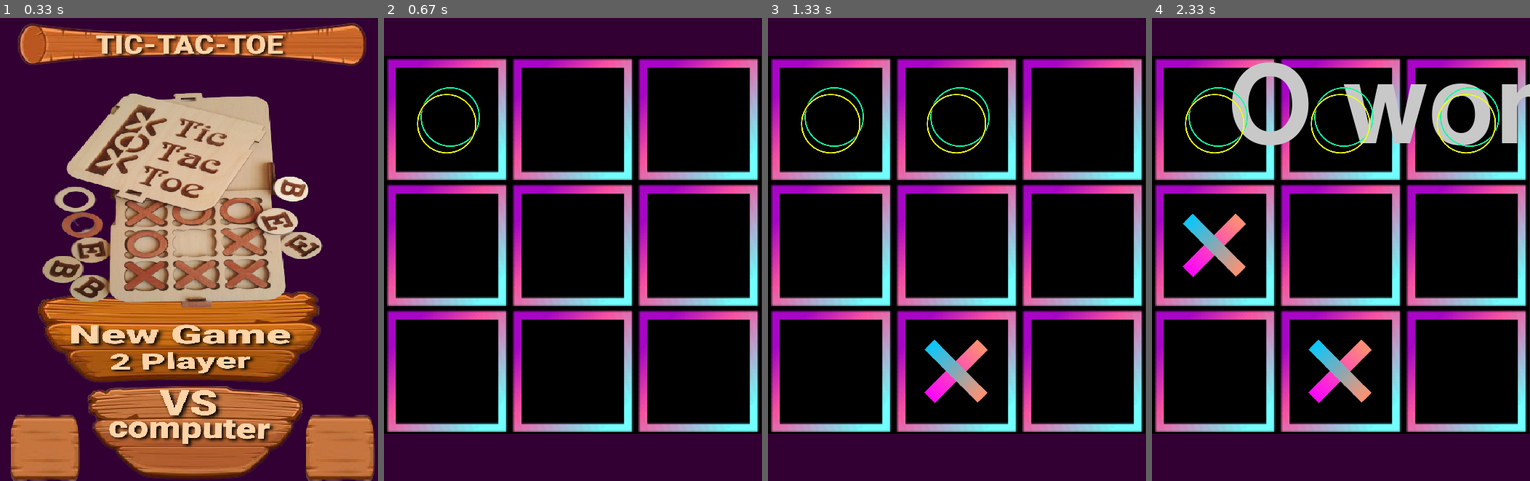
Above: before the commit, frames 1-4 (left to right).
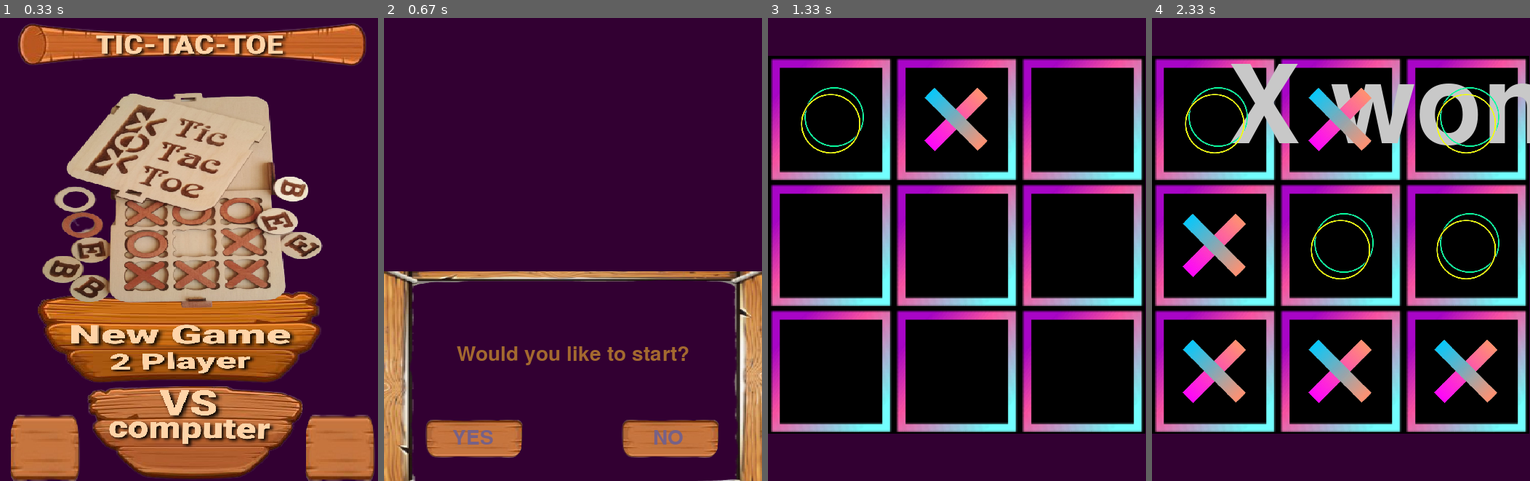
Above: after the commit, the same moments.

Repository: Claynade/Tic-Tac-Toe-pygame
Game: pygame game, started from main.py
Same seed, same stepped clock (60 frames per second), same inputs: the game is played once before the commit and once after it.
Inputs (mouse positions are in pixels of both pictures, inside the frame that each line leads up to):
- Up to frame 1 (0.33 s): no input
- Up to frame 2 (0.67 s): click (573, 434) at 0.38 s
- Up to frame 3 (1.33 s): press the mouse at (854, 434) at 0.7 s; move the mouse to (919, 388) at 0.8 s; release the mouse at (987, 342) at 0.93 s; press the mouse at (957, 119) at 1.03 s; move the mouse to (930, 133) at 1.13 s; release the mouse at (904, 147) at 1.27 s
- Up to frame 4 (2.33 s): press the mouse at (1216, 119) at 1.37 s; move the mouse to (1257, 217) at 1.47 s; release the mouse at (1303, 318) at 1.6 s; press the mouse at (1341, 119) at 1.7 s; move the mouse to (1276, 235) at 1.8 s; release the mouse at (1216, 351) at 1.93 s; press the mouse at (1465, 369) at 2.03 s; move the mouse to (1359, 397) at 2.13 s; release the mouse at (1250, 420) at 2.27 s

Frame 1 is identical in both runs. In frame 2, 85% of the frame differs, in the area x 0-100%, y 8-100%; in frame 3, 2.5%; in frame 4, 10%.

Commit message:
Play first choice screen added, fixed inconsistent indentation, fixed board reset for new game

Diff:
--- a/computer.py
+++ b/computer.py
@@ -1,6 +1,7 @@
 import pygame
 from functions import *
 from random import randint
+import time
 boardlst=[[' ', ' ', ' '],[' ', ' ', ' '],[' ', ' ', ' ']]
 board={'a1':' ', 'a2':' ','a3':' ','b1':' ','b2':' ','b3':' ','c1':' ', 'c2':' ', 'c3':' '}
 playerTurn=True
@@ -92,33 +93,33 @@
 
 def firstmove(board,computerMarker):
     for x in board.values():
-    	if x!=' ':
-    		return False
+        if x!=' ':
+            return False
     return True
 
 def AI(board,computerMarker):
     global playerTurn
     if firstmove(board,computerMarker):
-    	board['a1']=computerMarker
+        board['a1']=computerMarker
     else:
-    	bestscore=-1000
-    	for i in ['a','b','c']:
-    	       for j in range(1,4):
-    	           if board[str(i)+str(j)]==' ':
-    	           	board[str(i)+str(j)]=computerMarker
-    	           	newBoard=board.copy()
-    	           	score=minimax(newBoard,computerMarker,False)
-    	           	board[str(i)+str(j)]=' '
-    	           	if score>bestscore:
-    	           	   bestmove=str(i)+str(j)
-    	           	   bestscore = score
-    	           	   board[bestmove]=computerMarker
+        bestscore=-1000
+        for i in ['a','b','c']:
+            for j in range(1,4):
+                if board[str(i)+str(j)]==' ':
+                    board[str(i)+str(j)]=computerMarker
+                    newBoard=board.copy()
+                    score=minimax(newBoard,computerMarker,False)
+                    board[str(i)+str(j)]=' '
+                    if score>bestscore:
+                        bestmove=str(i)+str(j)
+                        bestscore = score
+                        board[bestmove]=computerMarker
     playerTurn=False
 def minimax(board,computerMarker,isMaximising):
     if computerMarker=='Y':
-    	playerMarker='X'
+        playerMarker='X'
     else:
-    	playerMarker='Y'
+        playerMarker='Y'
     if Xwin(board):
         return 1
     elif Owin(board):
@@ -146,89 +147,121 @@
                     bestscore=min(score,bestscore)
         return bestscore
 
+def start(screen):
+    screen_x, screen_y=screen.get_size()
+    screen.fill((50,0,50))
+    bgImg=pygame.image.load('Assets/WoodenFrame.png')
+    yes=pygame.image.load('Assets/Wood4.png')
+    no=pygame.image.load('Assets/Wood4.png')
+    screen.blit(pygame.transform.scale(bgImg,(screen_x,300)),(0,screen_x//2 + 100))
+    screen.blit(pygame.transform.rotate(yes,180), (50,screen_x//2 + 300))
+    screen.blit(pygame.transform.rotate(no,180), (screen_x-200,screen_x//2 + 300))
+    drawText(screen, 100,screen_x//2 + 200,(163,105,47),28,'Would you like to start?')
+    drawText(screen, 94,screen_x//2 + 315,(118, 97, 135),28,'YES')
+    drawText(screen, screen_x-150,screen_x//2 + 315,(118, 97, 135),28,'NO')
+    buttonYes=pygame.Rect(50,screen_x//2 + 300,140,50)
+    buttonNo=pygame.Rect(screen_x-200,screen_x//2 + 300,140,50)
+    while True:
+        pos=pygame.mouse.get_pos()
+        for event in pygame.event.get():
+            if event.type==pygame.MOUSEBUTTONDOWN:
+                click=True
+            if event.type==pygame.MOUSEBUTTONUP:
+                click=False
+        if buttonYes.collidepoint((pos)) and click:
+            return False
+            break
+        elif buttonNo.collidepoint((pos)) and click:
+            return True
+            break
+        pygame.display.update()
+
 #main loop
 def vsComputer(screen, theme):
-	screen_x, screen_y=screen.get_size()
-	global playerTurn
-	player='X'
-	AImarker='O'
-	running=True
-	click=False
-	playable=True
-	coor_a1=(0,(screen_y-screen_x)//2)
-	coor_a2=(screen_x//3,(screen_y-screen_x)//2)
-	coor_a3=(screen_x//3+screen_x//3,(screen_y-screen_x)//2)
-	coor_b1=(0,(screen_y-screen_x)//2+screen_x//3)
-	coor_b2=(screen_x//3,(screen_y-screen_x)//2+screen_x//3)
-	coor_b3=(screen_x//3+screen_x//3,(screen_y-screen_x)//2+screen_x//3)
-	coor_c1=(0,(screen_y-screen_x)//2+screen_x//3+screen_x//3)
-	coor_c2=(screen_x//3,(screen_y-screen_x)//2+screen_x//3+screen_x//3)
-	coor_c3=(screen_x//3+screen_x//3,(screen_y-screen_x)//2+screen_x//3+screen_x//3)
-	while running:
-		pos=pygame.mouse.get_pos()
-		drawBoard(screen, 0,screen_y-screen_x//2, theme)
-		for event in pygame.event.get():
-			if event.type==pygame.QUIT:
-				running=False
-			if event.type==pygame.MOUSEBUTTONDOWN:
-				click=True
-			if event.type==pygame.MOUSEBUTTONUP:
-				click=False
-		if playable:
-			if not playerTurn:
-				Player(screen, board,pos,click,player,theme)
-		if Xwin(board):
-			drawText(screen, screen_x//5,screen_y/10,(200,200,200),150,'X won!')
-			playable=False
-		if Owin(board):
-			drawText(screen, screen_x//5,screen_y/10,(200,200,200),150,'O won!')
-			playable=False
-		if gameOver(board) and not Xwin(board)and not Owin(board):
-			drawText(screen, screen_x//3,screen_y/10,(200,200,200),150,'Tie!')
-			playable=False
-		if playable:
-			if playerTurn!=False:
-				AI(board,AImarker)
-		for i in board.keys():
-			if board[i]=='X':
-				if i=='a1':
-					cross(screen, coor_a1[0],coor_a1[1], theme)
-				if i=='a2':
-					cross(screen, coor_a2[0],coor_a2[1], theme)
-				if i=='a3':
-					cross(screen, coor_a3[0],coor_a3[1], theme)
-				if i=='b1':
-					cross(screen, coor_b1[0],coor_b1[1], theme)
-				if i=='b2':
-					cross(screen, coor_b2[0],coor_b2[1], theme)
-				if i=='b3':
-					cross(screen, coor_b3[0],coor_b3[1], theme)
-				if i=='c1':
-					cross(screen, coor_c1[0],coor_c1[1], theme)
-				if i=='c2':
-					cross(screen, coor_c2[0],coor_c2[1], theme)
-				if i=='c3':
-					cross(screen, coor_c3[0],coor_c3[1], theme)
-			elif board[i]=='O':
-				if i=='a1':
-					circle(screen, coor_a1[0],coor_a1[1], theme)
-				if i=='a2':
-					circle(screen, coor_a2[0],coor_a2[1], theme)
-				if i=='a3':
-					circle(screen, coor_a3[0],coor_a3[1], theme)
-				if i=='b1':
-					circle(screen, coor_b1[0],coor_b1[1], theme)
-				if i=='b2':
-					circle(screen, coor_b2[0],coor_b2[1], theme)
-				if i=='b3':
-					circle(screen, coor_b3[0],coor_b3[1], theme)
-				if i=='c1':
-					circle(screen, coor_c1[0],coor_c1[1], theme)
-				if i=='c2':
-					circle(screen, coor_c2[0],coor_c2[1], theme)
-				if i=='c3':
-					circle(screen, coor_c3[0],coor_c3[1], theme)
-		pygame.display.update()
+    # Reset the board if new game
+    board={'a1':' ', 'a2':' ','a3':' ','b1':' ','b2':' ','b3':' ','c1':' ', 'c2':' ', 'c3':' '}
+    screen_x, screen_y=screen.get_size()
+    global playerTurn
+    playerTurn = start(screen)
+    player='X'
+    AImarker='O'
+    running=True
+    click=False
+    playable=True
+    coor_a1=(0,(screen_y-screen_x)//2)
+    coor_a2=(screen_x//3,(screen_y-screen_x)//2)
+    coor_a3=(screen_x//3+screen_x//3,(screen_y-screen_x)//2)
+    coor_b1=(0,(screen_y-screen_x)//2+screen_x//3)
+    coor_b2=(screen_x//3,(screen_y-screen_x)//2+screen_x//3)
+    coor_b3=(screen_x//3+screen_x//3,(screen_y-screen_x)//2+screen_x//3)
+    coor_c1=(0,(screen_y-screen_x)//2+screen_x//3+screen_x//3)
+    coor_c2=(screen_x//3,(screen_y-screen_x)//2+screen_x//3+screen_x//3)
+    coor_c3=(screen_x//3+screen_x//3,(screen_y-screen_x)//2+screen_x//3+screen_x//3)
+    while running:
+        pos=pygame.mouse.get_pos()
+        drawBoard(screen, 0,screen_y-screen_x//2, theme)
+        for event in pygame.event.get():
+            if event.type==pygame.QUIT:
+                running=False
+            if event.type==pygame.MOUSEBUTTONDOWN:
+                click=True
+            if event.type==pygame.MOUSEBUTTONUP:
+                click=False
+        if playable:
+            if not playerTurn:
+                Player(screen, board,pos,click,player,theme)
+        if Xwin(board):
+            drawText(screen, screen_x//5,screen_y/10,(200,200,200),150,'X won!')
+            playable=False
+        if Owin(board):
+            drawText(screen, screen_x//5,screen_y/10,(200,200,200),150,'O won!')
+            playable=False
+        if gameOver(board) and not Xwin(board)and not Owin(board):
+            drawText(screen, screen_x//3,screen_y/10,(200,200,200),150,'Tie!')
+            playable=False
+        if playable:
+            if playerTurn!=False:
+                AI(board,AImarker)
+        for i in board.keys():
+            if board[i]=='X':
+                if i=='a1':
+                    cross(screen, coor_a1[0],coor_a1[1], theme)
+                if i=='a2':
+                    cross(screen, coor_a2[0],coor_a2[1], theme)
+                if i=='a3':
+                    cross(screen, coor_a3[0],coor_a3[1], theme)
+                if i=='b1':
+                    cross(screen, coor_b1[0],coor_b1[1], theme)
+                if i=='b2':
+                    cross(screen, coor_b2[0],coor_b2[1], theme)
+                if i=='b3':
+                    cross(screen, coor_b3[0],coor_b3[1], theme)
+                if i=='c1':
+                    cross(screen, coor_c1[0],coor_c1[1], theme)
+                if i=='c2':
+                    cross(screen, coor_c2[0],coor_c2[1], theme)
+                if i=='c3':
+                    cross(screen, coor_c3[0],coor_c3[1], theme)
+            elif board[i]=='O':
+                if i=='a1':
+                    circle(screen, coor_a1[0],coor_a1[1], theme)
+                if i=='a2':
+                    circle(screen, coor_a2[0],coor_a2[1], theme)
+                if i=='a3':
+                    circle(screen, coor_a3[0],coor_a3[1], theme)
+                if i=='b1':
+                    circle(screen, coor_b1[0],coor_b1[1], theme)
+                if i=='b2':
+                    circle(screen, coor_b2[0],coor_b2[1], theme)
+                if i=='b3':
+                    circle(screen, coor_b3[0],coor_b3[1], theme)
+                if i=='c1':
+                    circle(screen, coor_c1[0],coor_c1[1], theme)
+                if i=='c2':
+                    circle(screen, coor_c2[0],coor_c2[1], theme)
+                if i=='c3':
+                    circle(screen, coor_c3[0],coor_c3[1], theme)
+        pygame.display.update()
 if __name__=='__main__':
 	pygame.init()
 	vsComputer('darkVector')
